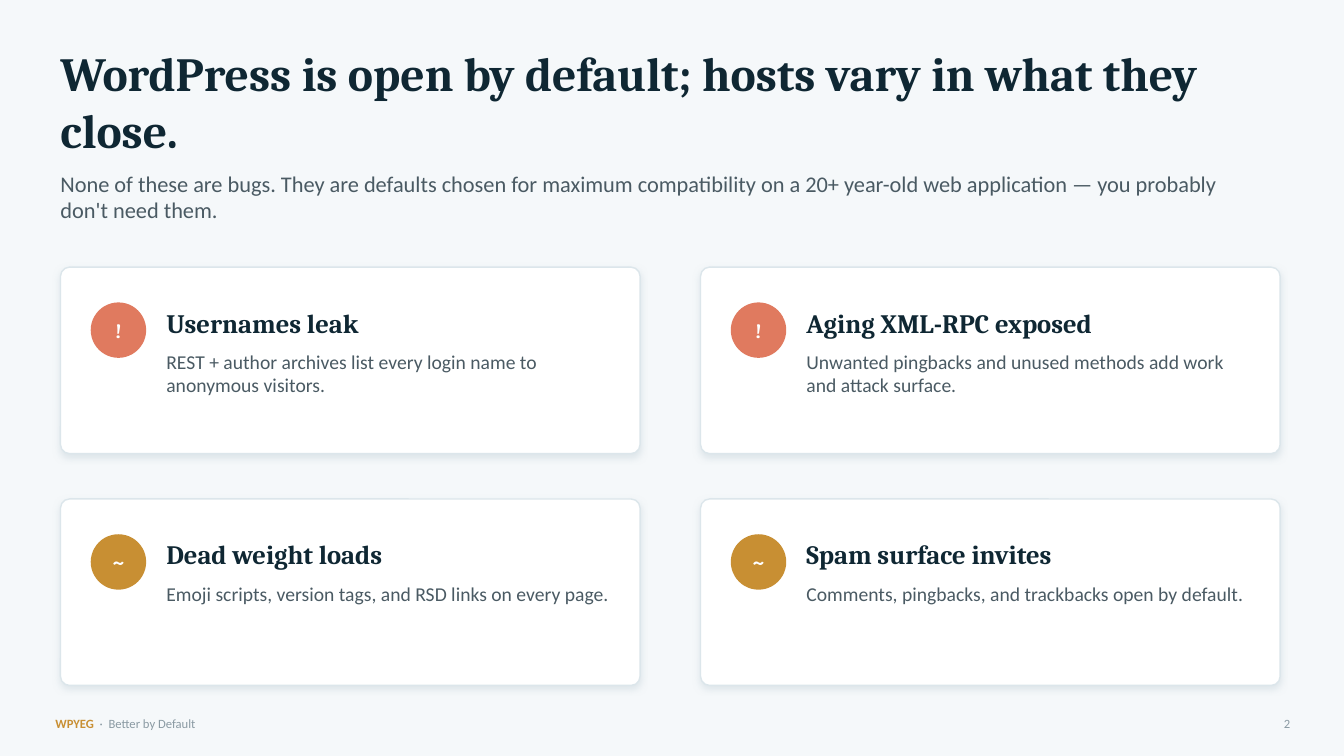
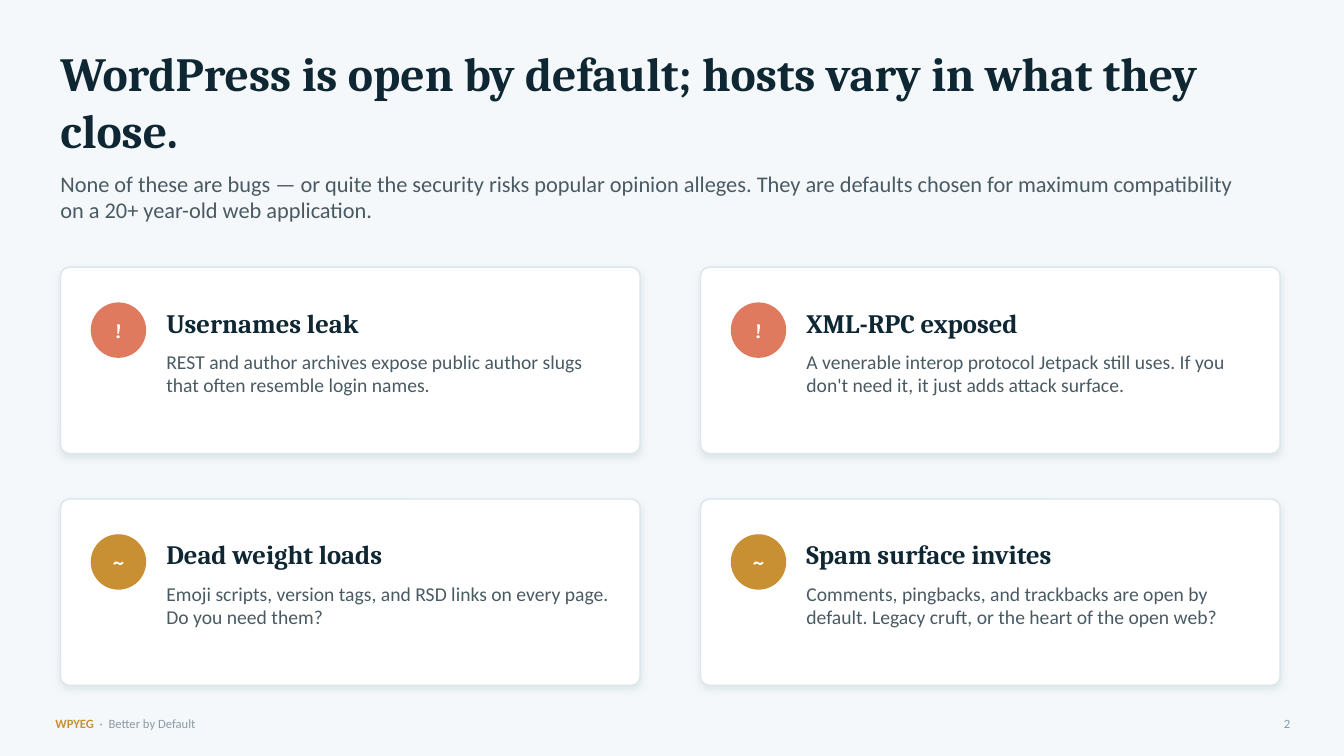
Before and after one commit to WPYEG/Better-by-Default, a slide deck: slide 2 of workshop/Better-by-Default.pptx. Drawn at 1344x756 pixels with LibreOffice and Linux fonts; fonts in the diff are those of the drawing. Boxes give left, top, right and bottom in pixels: in the first picture for what was removed or moved away, otherwise in the second. Text is boxed around its words. In the diff, an @@ line names an element or a change of style, - is before the commit and + after.

```diff
--- a/workshop/Better-by-Default.pptx
+++ b/workshop/Better-by-Default.pptx
@@ text at box(60, 176, 1232, 222): text changed @@
-None of these are bugs. They are defaults chosen for maximum compatibility on a 20+ year-old web application — you probably don't need them.
+None of these are bugs — or quite the security risks popular opinion alleges. They are defaults chosen for maximum compatibility on a 20+ year-old web application.
@@ text at box(806, 314, 1018, 339): text changed @@
-Aging XML-RPC exposed
+XML-RPC exposed
@@ text at box(166, 355, 582, 396): text changed @@
-REST + author archives list every login name to anonymous visitors.
+REST and author archives expose public author slugs that often resemble login names.
@@ text at box(806, 355, 1224, 396): text changed @@
-Unwanted pingbacks and unused methods add work and attack surface.
+A venerable interop protocol Jetpack still uses. If you don't need it, it just adds attack surface.
@@ text at box(166, 587, 609, 627): text changed @@
-Emoji scripts, version tags, and RSD links on every page.
+Emoji scripts, version tags, and RSD links on every page. Do you need them?
@@ text at box(806, 587, 1217, 628): text changed @@
-Comments, pingbacks, and trackbacks open by default.
+Comments, pingbacks, and trackbacks are open by default. Legacy cruft, or the heart of the open web?
```
Also in this commit, not shown: 3 other slides changed, 3 other files.
